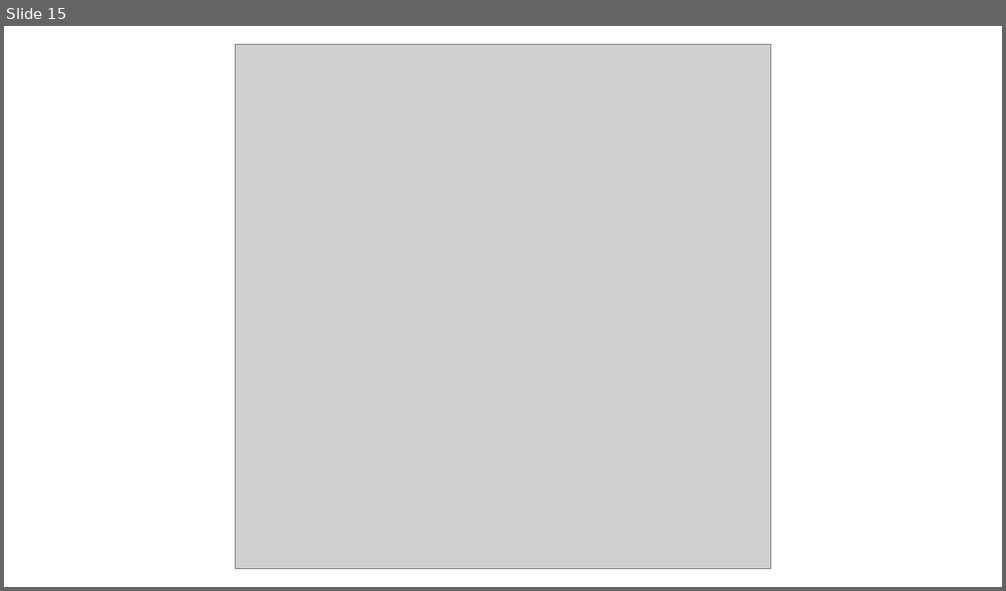
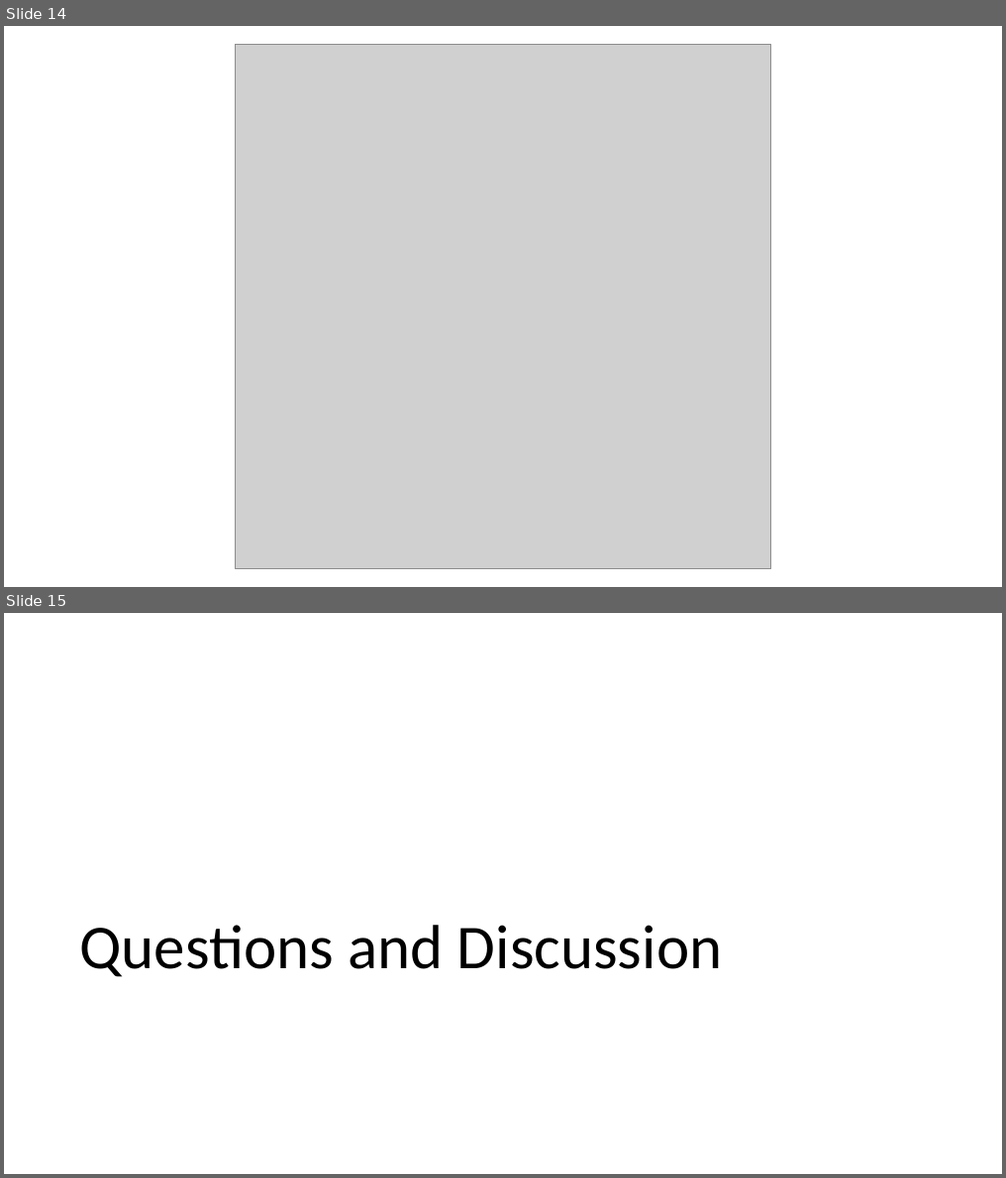
Before and after one commit to SLU-Courses-Townes/SOC5670, a slide deck: Assignments/Homework02/docs/Townes_SOC5670_2020_Spring_Presentation_v00.pptx. Shown one above the other, each under a label of ours: slide 15 before the commit, slides 14 and 15 after it. The pictures are 1006x591 and 1006x1178 pixels, drawn with LibreOffice and Linux fonts; fonts in the diff are those of the drawing; grey boxes stand for pictures. Boxes give left, top, right and bottom in pixels: in the first picture for what was removed or moved away, otherwise in the second. Text is boxed around its words. In the diff, an @@ line names an element or a change of style, - is before the commit and + after.

```diff
--- a/Assignments/Homework02/docs/Townes_SOC5670_2020_Spring_Presentation_v00.pptx
+++ b/Assignments/Homework02/docs/Townes_SOC5670_2020_Spring_Presentation_v00.pptx
@@ slide 15 added at <box>4,613,1002,1174</box>, background #FFFFFF @@
@@ title added at <box>79,925,722,977</box>, 60 pt, text #000000 @@
+Questions and Discussion
@@ what was slide 15 is now slide 14 @@
```
Also in this commit, not shown: 2 slides changed.
